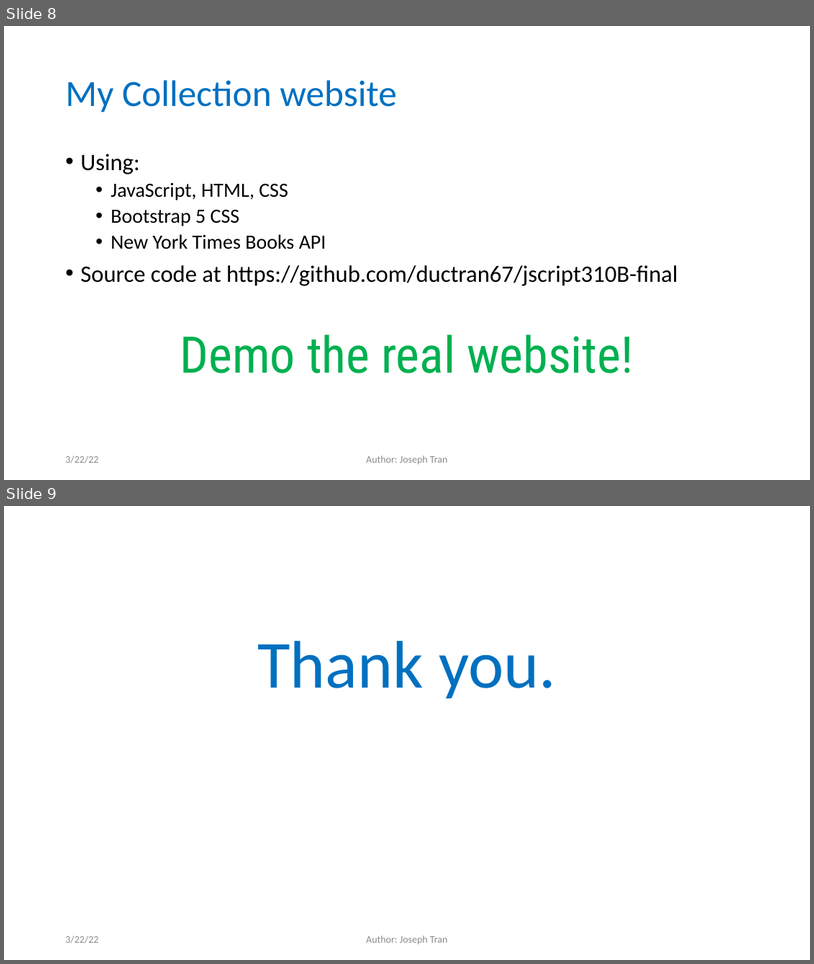
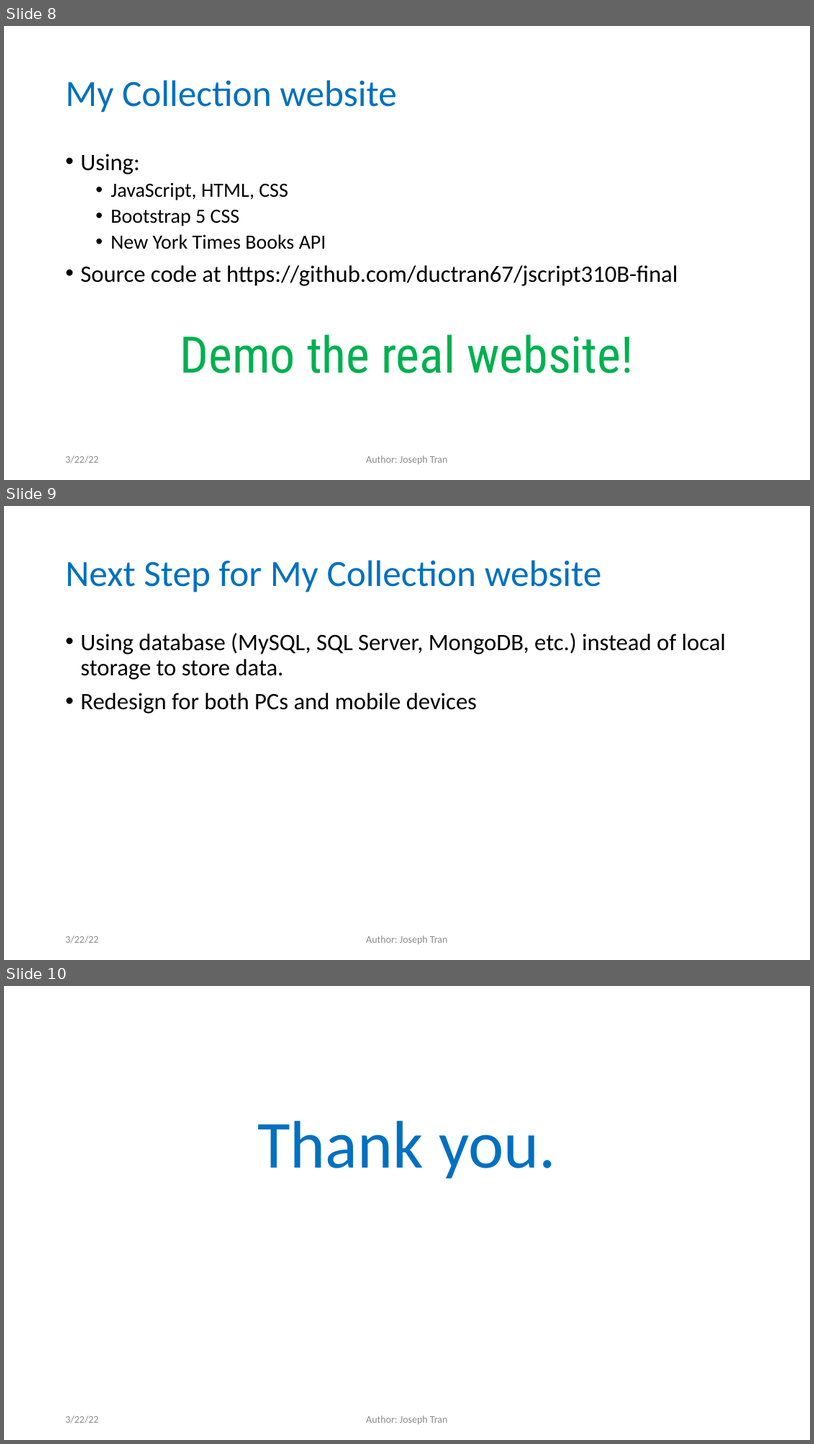
Before and after one commit to ductran67/jscript310B-final, a slide deck: MyCollection.pptx. Shown one above the other, each under a label of ours: slides 8 and 9 before the commit, slides 8, 9 and 10 after it. The pictures are 814x964 and 814x1444 pixels, drawn with LibreOffice and Linux fonts; fonts in the diff are those of the drawing. Boxes give left, top, right and bottom in pixels: in the first picture for what was removed or moved away, otherwise in the second. Text is boxed around its words. In the diff, an @@ line names an element or a change of style, - is before the commit and + after.

Commit message:
Upgrade tabular form for quote & book collections.

```diff
--- a/MyCollection.pptx
+++ b/MyCollection.pptx
@@ slide 9 added at bbox=[4, 506, 810, 960], background #FFFFFF @@
@@ title added at bbox=[65, 560, 602, 592], 44 pt, text #0070C0 @@
+Next Step for My Collection website
@@ text added at bbox=[80, 633, 726, 713], 28 pt, text #000000 @@
+• Using database (MySQL, SQL Server, MongoDB, etc.) instead of local storage to store data.
+• Redesign for both PCs and mobile devices
@@ text added at bbox=[65, 935, 98, 943], 12 pt, text #8C8C8C @@
+3/22/22
@@ text added at bbox=[366, 935, 448, 944], 12 pt, text #8C8C8C @@
+Author: Joseph Tran
@@ what was slide 9 is now slide 10 @@
```
Also in this commit, not shown: 2 slides changed, 8 other files.
